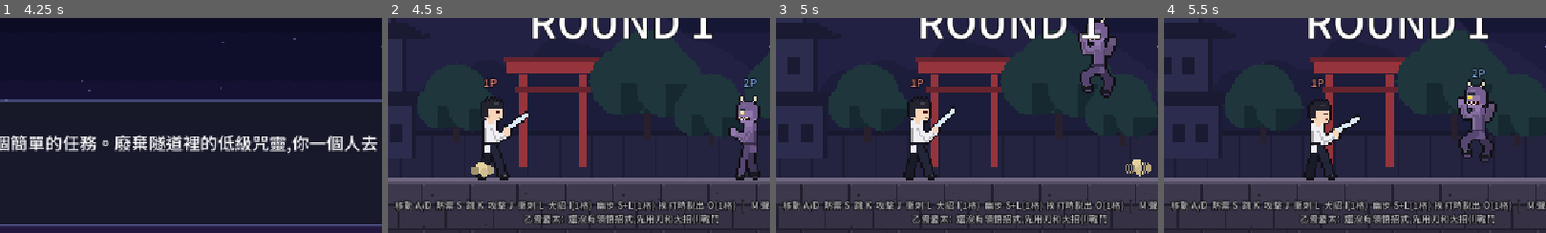
Above: before the commit, frames 1-4 (left to right).
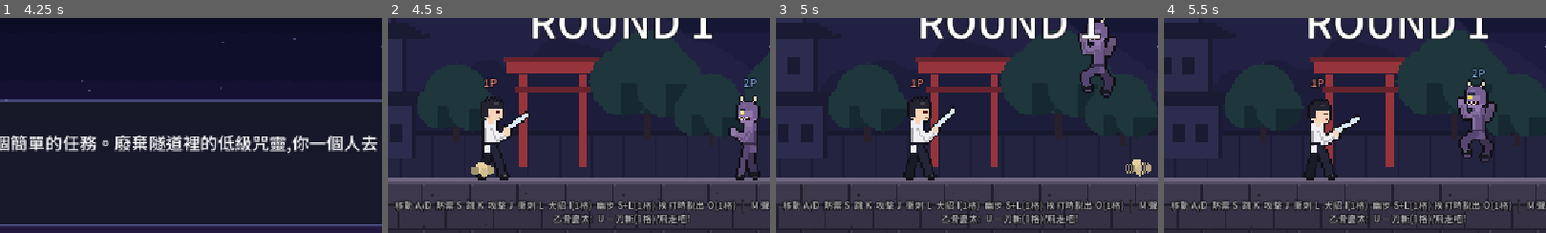
Above: after the commit, the same moments.

Repository: tyboy0407/anifight
Game: Godot game, scene res://scenes/menu.tscn
Same seed, same stepped clock (60 frames per second), same inputs: the game is played once before the commit and once after it.
Inputs (mouse positions are % of the whole screen's width and height, from its top left):
- Up to frame 1 (4.25 s): click "聲音:開" at 0.5 s; click "聲音:關" at 1.25 s; tap Enter (ui_accept) at 2, 2.27 s; move the mouse to (72, 45) at 2.02 s; hold D 2.03-2.75 s; tap J at 2.1 s; click (72, 45) at 2.17 s; click "聲音:開" at 2.75 s; click "◀ 返回" at 3.5 s
- Up to frame 2 (4.5 s): click "跳過 ▶" at 4.25 s
- Up to frame 3 (5 s): no input
- Up to frame 4 (5.5 s): drag from (30, 55) to (38, 86) at 5.02 s
The pictures show only the part of the screen within x 19-69%, y 49-99%; the shares and areas given below are measured in that part.

Frame 1 is identical in both runs. In frame 2, 1.5% of the frame differs, in the area x 35-87%, y 91-97%; in frame 3, 1.5%; in frame 4, 1.5%.

Commit message:
Rework Yuta's normal attacks and skills
Normal attacks without Rika are now four presses: two slashes, a kick
that pushes the foe back a couple of steps, and a rushing slash that
passes through the foe, leaves Yuta behind them and knocks them down.
The five-hit chain in the Rika state is unchanged.

Skill 1 without Rika is a new move, a flash-step slash that launches
the foe so normal attacks can follow. With Rika out it is the cursed
speech shout, now 30% stronger and with more knockback. Both share one
cooldown.

Overflow no longer starts at four bars of energy. It is active exactly
while Rika is out (including the story-mode rampage), with the same
effects as before: slow energy regeneration and doubled skill costs.

The black flash punch moved from skill 1 to skill 2 while overflowing.
It always black-flashes, cannot be guarded and has its own cooldown.
The touch button glow follows it to the skill 2 button.

Yuta gets his own sword animations from the placeholder sprite
generator (two cuts, the rushing slash, the flash-step slash). The
story ability notes and the roster text describe the new rules, and
the font subset is rebuilt for the new text. NET_VERSION is now 4.

Co-Authored-By: Claude Fable 5.2 <noreply@anthropic.com>

Diff:
--- a/assets/characters/yuta/sheet.json
+++ b/assets/characters/yuta/sheet.json
@@ -144,6 +144,54 @@
 			],
 			"loop": true
 		},
+		"dash_slash": {
+			"fps": 12,
+			"frames": [
+				[
+					0,
+					816,
+					48,
+					48
+				],
+				[
+					48,
+					816,
+					48,
+					48
+				],
+				[
+					96,
+					816,
+					48,
+					48
+				],
+				[
+					144,
+					816,
+					48,
+					48
+				],
+				[
+					192,
+					816,
+					48,
+					48
+				],
+				[
+					240,
+					816,
+					48,
+					48
+				],
+				[
+					288,
+					816,
+					48,
+					48
+				]
+			],
+			"loop": false
+		},
 		"down": {
 			"fps": 8,
 			"frames": [
@@ -198,6 +246,42 @@
 				[
 					48,
 					576,
+					48,
+					48
+				]
+			],
+			"loop": false
+		},
+		"iai": {
+			"fps": 10,
+			"frames": [
+				[
+					0,
+					864,
+					48,
+					48
+				],
+				[
+					48,
+					864,
+					48,
+					48
+				],
+				[
+					96,
+					864,
+					48,
+					48
+				],
+				[
+					144,
+					864,
+					48,
+					48
+				],
+				[
+					192,
+					864,
 					48,
 					48
 				]
--- a/scripts/characters/yuta.gd
+++ b/scripts/characters/yuta.gd
@@ -4,32 +4,62 @@
 ##
 ## 一般狀態
 ## 氣量上限是 8 格(在 yuta.tscn 設定 max_energy = 800)。
-##   飛走吧!(skill):咒言,前方大範圍微量傷害並擊飛。耗 1 格氣,有冷卻。
+##   普通攻擊(按四下):兩刀、一腳把對手踢退兩三步、舉刀衝刺斬過去(停在對手身後,對手倒地)。
+##   一刀斬(skill):閃身到對手面前一刀往上斬,對手浮空,可以接普通攻擊。耗 1 格氣,有冷卻。
 ##   我也可以!(上 + skill):咒力附刀,10 秒內普通攻擊傷害提升。耗 1 格氣。
 ##   來吧,里香!(下 + special):召喚里香,進入里香狀態 60 秒。耗 5 格氣。
-## 被動「咒力滿盈」
-##   氣量滿 4 格時進入,掉到 4 格以下就解除。期間:
-##   氣量會緩慢自動恢復(每 20 秒 1 格)。
-##   skill 變成「不准欺負我的朋友!」:短暫蓄力後向前揮拳,必定黑閃(傷害 2 倍),
-##   對手低空飛出後在地上翻滾彈跳,一路滾到場邊。
-##   skill 與 上 + skill 的耗氣量加倍(各 2 格);「來吧,里香!」不受影響。
 ## 里香狀態
-##   地面連段由 3 段變 5 段,每次普攻命中里香都會追加一擊。
+##   地面連段變成 5 段,每次普攻命中里香都會追加一擊。
+##   skill 變成「飛走吧!」:咒言,前方大範圍擊飛(和一刀斬共用冷卻)。
 ##   下 + special 改為「真是失禮,這可是純愛」:里香在身後蓄力 3 秒後向前射出
 ##   大範圍咒力砲,結束後退出里香狀態。不耗氣。
 ##   被動「不准欺負憂太!」:憂太被打中時有 10% 機率,里香出手把對手拍飛。
+## 被動「咒力滿盈」
+##   里香在場的期間就是咒力滿盈(和氣量多少無關)。期間:
+##   氣量會緩慢自動恢復(每 20 秒 1 格)。
+##   上 + skill 變成「不准欺負我的朋友!」:短暫蓄力後向前揮拳,必定黑閃(傷害 2 倍)、防禦也擋不住,
+##   對手低空飛出後在地上翻滾彈跳,一路滾到場邊。
+##   skill 與 上 + skill 的耗氣量加倍(各 2 格)。
 ## 故事模式
-##   招式隨劇情領悟(見 apply_story):還沒領悟的按了沒有反應。
+##   招式隨劇情領悟(見 apply_story):還沒領悟的按了沒有反應(一刀斬一開始就會)。
 ##   還不能控制里香的時候,血量掉到三成五以下里香會自己衝出來(每回合一次):
-##   期間和里香狀態一樣,而且更常替憂太出手,但放不了純愛砲。
+##   期間和里香狀態一樣(也算咒力滿盈),而且更常替憂太出手,但放不了純愛砲。
 
 const SPEECH_COLOR := Color(1.0, 0.95, 0.6)
 const CURSE_COLOR := Color(0.55, 0.85, 1.0)
 const RIKA_COLOR := Color(1.0, 0.7, 0.88)
-
-# 飛走吧!
+const BLADE_COLOR := Color(0.85, 0.92, 1.0)
+
+# 普通攻擊第三下:一腳把對手踢退兩三步(地面摩擦下大約滑 220 像素)
+const KICK_DAMAGE := 40
+const KICK_PUSH := 1250.0
+const KICK_HITSTUN := 0.55        # 夠久,第四下衝過去還打得到
+# 普通攻擊第四下:舉刀、衝刺斬過去,停在對手身後
+const RUSH_WINDUP := 0.16         # 舉刀的時間
+const RUSH_SPEED := 2400.0
+const RUSH_TIME := 0.18           # 沒斬到人的話衝這麼久(約 430 像素)
+const RUSH_EXTRA := 0.10          # 斬到人了但還沒穿到身後:最多再多衝這麼久
+const RUSH_RECOVERY := 0.26
+const RUSH_PASS := 105.0          # 斬到人之後停在對手身後多遠
+const RUSH_DAMAGE := 100
+const RUSH_SIZE := Vector2(150, 100)
+const RUSH_KNOCKDOWN := Vector2(40, -340)  # 小小浮起來就倒地
+# 招式一(沒有里香):一刀斬
+const IAI_COST := 100
+const IAI_WINDUP := 0.12
+const IAI_SPEED := 2200.0
+const IAI_TIME := 0.15            # 最遠閃身約 330 像素
+const IAI_DAMAGE := 85
+const IAI_LAUNCH := Vector2(40, -640)  # 打高不打遠:落下來之前接得到普通攻擊
+const IAI_SIZE := Vector2(110, 100)
+const IAI_HIT_RECOVERY := 0.14    # 斬中了收招很短
+const IAI_MISS_RECOVERY := 0.30
+const IAI_FOLLOW_TIME := 0.9      # 電腦:斬中後這段時間內會按普攻追打
+const SKILL1_COOLDOWN := 3.0      # 一刀斬與「飛走吧!」共用
+# 招式一(里香在場):飛走吧!
 const SPEECH_COST := 100
-const SPEECH_COOLDOWN := 3.0
+const SPEECH_DAMAGE := 78         # 原本 60,里香在場時提升三成
+const SPEECH_KNOCKBACK := Vector2(1250, -470)
 const SPEECH_CAST := 0.50
 const SPEECH_RELEASE := 0.22
 const SPEECH_SIZE := Vector2(380, 170)
@@ -40,12 +70,14 @@
 const BUFF_RELEASE := 0.20
 const BUFF_DURATION := 10.0
 const BUFF_DAMAGE_SCALE := 1.5
-# 咒力滿盈
-const OVERFLOW_THRESHOLD := 400   # 氣量到達這個值就進入咒力滿盈
+# 咒力滿盈(里香在場的期間)
 const OVERFLOW_COST_SCALE := 2    # 滿盈期間招式一、招式二的耗氣倍率
 const OVERFLOW_REGEN := 5.0       # 滿盈期間每秒自動恢復的氣量(20 秒一格)
+const OVERFLOW_NOTE_DELAY := 0.55 # 「咒力滿盈」的浮字晚一點出來,不和「來吧,里香!」疊在一起
 const ENERGY_GAIN_SCALE := 1.8    # 打人、挨打累積氣量的倍率
-# 不准欺負我的朋友!(咒力滿盈時的招式一,和「飛走吧!」共用冷卻)
+# 不准欺負我的朋友!(咒力滿盈時的招式二)
+const FRIEND_COST := 100
+const FRIEND_COOLDOWN := 3.0
 const FRIEND_DAMAGE := 130        # 必定黑閃,實際是 2 倍
 const FRIEND_CHARGE := 0.40       # 揮拳前的蓄力時間
 const FRIEND_KNOCKBACK := Vector2(1150, -420)  # 低空飛出,落地後翻滾彈跳到場邊
@@ -81,12 +113,31 @@
 const STORY_ABILITIES: Array[String] = ["buff", "friend", "speech", "rika"]
 
 enum Cannon { NONE, CHARGING, FIRING }
-
-var _speech_cooldown := 0.0
+enum Iai { NONE, WINDUP, RUSH, RECOVER }
+
+var _skill1_cooldown := 0.0
 var _speech_move: AttackData
 
+# 普通攻擊第三、四下
+var _kick_move: AttackData
+var _rush_move: AttackData      # 只管時間(舉刀、衝刺、收招),判定由 _tick_rush 自己算
+var _rush_hit_move: AttackData  # 衝刺斬實際打在對手身上的數值
+var _rush_started := false
+var _rush_hit := false
+var _rush_done := false
+var _rush_stop_x := 0.0
+var _ghost_timer := 0.0
+
+# 一刀斬
+var _iai := Iai.NONE
+var _iai_time := 0.0
+var _iai_move: AttackData
+var _iai_follow := 0.0  # 電腦:斬中後還有幾秒可以追打
+
 var _was_overflowing := false
+var _overflow_note := 0.0  # 「咒力滿盈」的浮字還要等幾秒才出來
 var _regen_bank := 0.0  # 自動回氣還沒滿 1 點的零頭
+var _friend_cooldown := 0.0
 var _friend_move: AttackData
 var _friend_health := 0  # 出拳前對手的血量,用來判斷這一拳有沒有打到
 
@@ -137,11 +188,15 @@
 
 func _build_moves() -> void:
 	super()
-	# 刀的三連擊:比徒手打得遠
+	# 沒有里香時的四段:兩刀、一腳踢退、衝刺斬
+	_kick_move = AttackData.make(KICK_DAMAGE, 0.08, 0.10, 0.22, Vector2(70, -52), Vector2(104, 52), Vector2(KICK_PUSH, 0), KICK_HITSTUN, false, 150.0)
+	_rush_move = AttackData.make(0, RUSH_WINDUP + RUSH_TIME, 0.0, RUSH_RECOVERY, Vector2.ZERO, Vector2.ZERO, Vector2.ZERO, 0.0, false, 0.0)
+	_rush_hit_move = AttackData.make(RUSH_DAMAGE, 0.0, 0.0, 0.0, Vector2.ZERO, Vector2.ZERO, RUSH_KNOCKDOWN, 0.0, true, 0.0)
 	_normal_chain = [
-		_slash(55, 0.06, 0.17, 0.32, false),
-		_slash(65, 0.07, 0.19, 0.34, false),
-		_slash(110, 0.10, 0.30, 0.0, true),
+		_slash(50, 0.06, 0.17, 0.32, false),
+		_slash(60, 0.07, 0.19, 0.34, false),
+		_kick_move,
+		_rush_move,
 	]
 	# 里香狀態的五連擊
 	_rika_chain = [
@@ -154,12 +209,15 @@
 	_ground_moves = _normal_chain
 	_air_move = AttackData.make(65, 0.05, 0.20, 0.10, Vector2(60, -40), Vector2(110, 70), Vector2(260, 0), 0.30, false, 0.0)
 
-	_speech_move = AttackData.make(60, 0.0, 0.0, 0.0, Vector2.ZERO, Vector2.ZERO, Vector2(900, -420), 0.0, true, 0.0)
+	_iai_move = AttackData.make(IAI_DAMAGE, 0.0, 0.0, 0.0, Vector2.ZERO, Vector2.ZERO, IAI_LAUNCH, 0.0, true, 0.0)
+	_iai_move.builds_energy = false
+	_speech_move = AttackData.make(SPEECH_DAMAGE, 0.0, 0.0, 0.0, Vector2.ZERO, Vector2.ZERO, SPEECH_KNOCKBACK, 0.0, true, 0.0)
 	_speech_move.builds_energy = false
 	var flash_damage := int(round(FRIEND_DAMAGE * BLACK_FLASH_DAMAGE_SCALE))
 	_friend_move = AttackData.make(flash_damage, 0.05, 0.14, 0.40, Vector2(90, -62), Vector2(170, 90), FRIEND_KNOCKBACK, 0.0, true, 520.0)
 	_friend_move.builds_energy = false
 	_friend_move.tumbles = true
+	_friend_move.unblockable = true
 	_friend_move.color = Color(0.1, 0.02, 0.04, 0.85)
 	_rika_move = AttackData.make(30, 0.0, 0.0, 0.0, Vector2.ZERO, Vector2.ZERO, Vector2.ZERO, 0.36, false, 0.0)
 	_protect_move = AttackData.make(PROTECT_DAMAGE, 0.0, 0.0, 0.0, Vector2.ZERO, Vector2.ZERO, Vector2(720, -480), 0.0, true, 0.0)
@@ -170,9 +228,9 @@
 	_cannon_final_move.builds_energy = false
 
 
-## 拿刀的角色:揮擊畫成刀光。
+## 拿刀的角色:揮擊畫成刀光(第三下是用腳踢的,畫成一般的弧線)。
 func _slash_effect() -> String:
-	return "slash"
+	return "swish" if _move == _kick_move else "slash"
 
 
 func _slash(damage: int, startup: float, recovery: float, hitstun: float, launches: bool) -> AttackData:
@@ -194,20 +252,24 @@
 	return _abilities.has(ability)
 
 
+## 招式一(一刀斬)一開始就會;招式二要領悟「我也可以!」或黑閃拳才有。
 func action_available(key: String) -> bool:
 	match key:
-		"skill": return _knows("speech") or _knows("friend")
-		"skill2": return _knows("buff")
+		"skill2": return _knows("buff") or _knows("friend")
 		"super": return _knows("rika")
 	return true
 
 
 func reset(spawn_position: Vector2, spawn_facing: int) -> void:
 	_rampage_ready = not _knows("rika")
-	_speech_cooldown = 0.0
+	_skill1_cooldown = 0.0
+	_friend_cooldown = 0.0
 	_buff_time = 0.0
 	_was_overflowing = false
+	_overflow_note = 0.0
 	_regen_bank = 0.0
+	_iai = Iai.NONE
+	_iai_follow = 0.0
 	_cancel_cannon()
 	_exit_rika()
 	super(spawn_position, spawn_facing)
@@ -215,8 +277,11 @@
 
 func _physics_process(delta: float) -> void:
 	super(delta)
-	_speech_cooldown = maxf(_speech_cooldown - delta, 0.0)
+	_skill1_cooldown = maxf(_skill1_cooldown - delta, 0.0)
+	_friend_cooldown = maxf(_friend_cooldown - delta, 0.0)
 	_buff_time = maxf(_buff_time - delta, 0.0)
+	_iai_follow = maxf(_iai_follow - delta, 0.0)
+	_tick_iai(delta)
 	_tick_overflow(delta)
 	_tick_rika(delta)
 	_tick_cannon(delta)
@@ -227,12 +292,13 @@
 	return _rika_time > 0.0
 
 
-## 咒力滿盈:氣量滿 4 格。
+## 咒力滿盈:里香在場的期間(故事模式裡里香失控衝出來也算)。
 func overflowing() -> bool:
-	return energy >= OVERFLOW_THRESHOLD
-
-
-func skill1_empowered() -> bool:
+	return in_rika_state()
+
+
+## 觸控按鈕的提示:招式二現在是不是必定黑閃的那一拳。
+func skill2_empowered() -> bool:
 	return overflowing() and _knows("friend")
 
 
@@ -243,9 +309,13 @@
 
 func _tick_overflow(delta: float) -> void:
 	var now := overflowing()
-	if now and not _was_overflowing and state != State.KO:
-		_callout("咒力滿盈", CURSE_COLOR, "overflow")
+	if now and not _was_overflowing:
+		_overflow_note = OVERFLOW_NOTE_DELAY
 	_was_overflowing = now
+	if _overflow_note > 0.0:
+		_overflow_note -= delta
+		if _overflow_note <= 0.0 and now and state != State.KO:
+			_callout("咒力滿盈", CURSE_COLOR, "overflow")
 	# 滿盈期間緩慢回氣。氣量是整數,不足 1 點的部分先存著。
 	if not now or state == State.KO or energy_sealed():
 		_regen_bank = 0.0
@@ -264,24 +334,34 @@
 
 func _try_character_actions() -> bool:
 	if _skill2_pressed():
+		if overflowing() and _knows("friend"):
+			# 咒力滿盈:招式二是必定黑閃的那一拳
+			if _friend_cooldown > 0.0 or not _spend_energy(_skill_cost(FRIEND_COST)):
+				return false
+			_friend_cooldown = FRIEND_COOLDOWN
+			_start_friend_punch()
+			return true
 		if _knows("buff") and _spend_energy(_skill_cost(BUFF_COST)):
 			_start_cast(BUFF_CAST, BUFF_RELEASE, _release_buff)
 			return true
 		return false
-	if _skill1_pressed() and _speech_cooldown <= 0.0:
-		# 先記下是不是滿盈:扣完氣可能就掉到 4 格以下了
-		var empowered := overflowing() and _knows("friend")
-		if not empowered and not _knows("speech"):
+	if _skill1_pressed() and _skill1_cooldown <= 0.0:
+		# 里香在場時是「飛走吧!」,其餘時間是一刀斬
+		var shouts := _shouts()
+		if not _spend_energy(_skill_cost(SPEECH_COST if shouts else IAI_COST)):
 			return false
-		if not _spend_energy(_skill_cost(SPEECH_COST)):
-			return false
-		_speech_cooldown = SPEECH_COOLDOWN
-		if empowered:
-			_start_friend_punch()
+		_skill1_cooldown = SKILL1_COOLDOWN
+		if shouts:
+			_start_cast(SPEECH_CAST, SPEECH_RELEASE, _release_speech)
 		else:
-			_start_cast(SPEECH_CAST, SPEECH_RELEASE, _release_speech)
+			_start_iai()
 		return true
 	return false
+
+
+## 招式一現在是不是「飛走吧!」(里香在場,而且已經領悟了)。
+func _shouts() -> bool:
+	return in_rika_state() and _knows("speech")
 
 
 ## 里香狀態下的純愛砲不耗氣(代價是結束里香狀態);蓄力中不能再放一次。
@@ -292,7 +372,6 @@
 
 
 ## 電腦操作時:決定存氣的回合先不用招式,存到 5 格召喚里香;里香出來之後才又開始用招式。
-## (滿 4 格就是咒力滿盈,這時用招式要 2 格,一用就存不到 5 格了。)
 func ai_saving_energy() -> bool:
 	return ai_saves_this_round and not in_rika_state()
 
@@ -312,12 +391,33 @@
 	return in_rika_state() or _ai_opponent_cannot_interrupt()
 
 
-## 電腦操作時:招式一也要耗氣,存氣中不放;咒力滿盈時是近身的拳,對手夠近才出手。
+## 電腦操作時:招式一也要耗氣,存氣中不放;冷卻中、氣不夠也不按。
 func ai_skill_range() -> float:
-	if ai_saving_energy():
+	if ai_saving_energy() or _skill1_cooldown > 0.0:
 		return 0.0
-	# 「飛走吧!」的聲波只到身前四百像素左右,太遠放只是浪費氣
-	return FRIEND_RANGE if overflowing() else SPEECH_OFFSET.x + SPEECH_SIZE.x / 2.0
+	if _shouts():
+		# 「飛走吧!」的聲波只到身前四百像素左右,太遠放只是浪費氣
+		return SPEECH_OFFSET.x + SPEECH_SIZE.x / 2.0 if energy >= _skill_cost(SPEECH_COST) else 0.0
+	# 一刀斬:閃身搆得到的距離內
+	return IAI_SPEED * IAI_TIME + 90.0 if energy >= _skill_cost(IAI_COST) else 0.0
+
+
+## 招式二:咒力滿盈時是近身的黑閃拳;平常是「我也可以!」,已經附刀了就不再放一次。
+func ai_skill2_ready() -> bool:
+	if skill2_empowered():
+		return _friend_cooldown <= 0.0 and energy >= _skill_cost(FRIEND_COST)
+	return _knows("buff") and _buff_time <= 0.0 and energy >= _skill_cost(BUFF_COST)
+
+
+func ai_skill2_range() -> float:
+	return FRIEND_RANGE if skill2_empowered() else INF
+
+
+## 一刀斬把人斬到半空了:按普通攻擊追打。
+func ai_wants_attack() -> bool:
+	if _iai_follow <= 0.0 or opponent == null or opponent.state != State.LAUNCHED or opponent.is_invulnerable():
+		return false
+	return state in [State.IDLE, State.MOVE] and absf(opponent.global_position.x - global_position.x) <= 170.0
 
 
 func _start_super() -> void:
@@ -325,6 +425,125 @@
 		_start_cast(CANNON_CAST, CANNON_RELEASE, _begin_cannon)
 	else:
 		_start_cast(RIKA_CAST, RIKA_RELEASE, _enter_rika)
+
+
+# ---------- 普通攻擊 ----------
+
+func _start_attack(move: AttackData, combo_step: int) -> void:
+	super(move, combo_step)
+	if move == _rush_move:
+		_attack_anim = "dash_slash"
+		_rush_started = false
+		_rush_hit = false
+		_rush_done = false
+
+
+func _tick_attack(delta: float) -> void:
+	if _move == _rush_move:
+		_tick_rush(delta)
+	super(delta)
+
+
+## 第四下:舉刀之後整個人衝出去,斬過對手、停在對方身後。沒斬到人就衝到底。
+func _tick_rush(delta: float) -> void:
+	var time := _state_time - RUSH_WINDUP
+	if time < 0.0 or _rush_done:
+		return
+	if not _rush_started:
+		_rush_started = true
+		_ghost_timer = 0.0
+		Sfx.play("dash")
+		_spawn_dust(global_position, 3, 0.5)
+	velocity.x = facing * RUSH_SPEED
+	_leave_trail(delta)
+	if not _rush_hit and _rect_hits_opponent(global_position + Vector2(facing * 40.0, -60.0), RUSH_SIZE):
+		_rush_hit = true
+		_rush_stop_x = clampf(opponent.global_position.x + facing * RUSH_PASS, arena_min_x, arena_max_x)
+		_cut_effect(opponent.global_position, 1.25)
+		opponent.take_hit(_effective_move(_rush_hit_move), self)
+	var passed := _rush_hit and (global_position.x - _rush_stop_x) * facing >= 0.0
+	if passed or time >= RUSH_TIME + (RUSH_EXTRA if _rush_hit else 0.0):
+		_rush_done = true
+		velocity.x = 0.0
+		if passed:
+			global_position.x = _rush_stop_x
+		# 提早斬完:直接進收招,動畫跳到揮完刀的那一格
+		_state_time = maxf(_state_time, RUSH_WINDUP + RUSH_TIME)
+		if _has_sprite and _sprite.animation == &"dash_slash":
+			_sprite.frame = maxi(_sprite.frame, 4)
+
+
+## 斬在對手身上的一道刀光(at 是對手的腳底)。
+func _cut_effect(at: Vector2, size: float) -> void:
+	Sfx.play("swing")
+	_spawn_effect("slash", at + Vector2(-facing * 70.0, 0.0), _bright(BLADE_COLOR, 1.5), size, facing < 0)
+
+
+## 衝刺、閃身時每隔一小段時間留下一個淡藍色的殘影。
+func _leave_trail(delta: float) -> void:
+	_ghost_timer -= delta
+	if _ghost_timer > 0.0:
+		return
+	_ghost_timer = 0.03
+	var ghost := _copy_of_self(_sprite.animation, _sprite.frame) if _has_sprite else null
+	if ghost == null:
+		return
+	ghost.flip_h = _sprite.flip_h
+	ghost.modulate = Color(0.8, 1.2, 2.0, 0.5)
+	ghost.global_position = global_position
+	var tween := ghost.create_tween()
+	tween.tween_property(ghost, "modulate:a", 0.0, 0.2)
+	tween.tween_callback(ghost.queue_free)
+
+
+# ---------- 一刀斬 ----------
+
+## 壓低身體把刀收在腰間,一瞬間閃到對手面前往上斬。被防禦住的話對手不會浮空。
+func _start_iai() -> void:
+	_face_opponent()
+	_iai = Iai.WINDUP
+	_iai_follow = 0.0
+	_callout("一刀斬", BLADE_COLOR, "swing")
+	_start_cast(IAI_WINDUP + IAI_TIME + IAI_MISS_RECOVERY, IAI_WINDUP, _release_iai, "iai")
+
+
+func _release_iai() -> void:
+	if _iai != Iai.WINDUP:
+		return
+	_iai = Iai.RUSH
+	_iai_time = IAI_TIME
+	_ghost_timer = 0.0
+	Sfx.play("dash")
+
+
+func _tick_iai(delta: float) -> void:
+	if _iai == Iai.NONE:
+		return
+	if state != State.CAST:
+		_iai = Iai.NONE  # 被打斷,或整招結束
+		return
+	if _iai != Iai.RUSH:
+		return
+	velocity.x = facing * IAI_SPEED
+	_iai_time -= delta
+	_leave_trail(delta)
+	if _rect_hits_opponent(global_position + Vector2(facing * 60.0, -60.0), IAI_SIZE):
+		velocity.x = 0.0
+		_cut_effect(opponent.global_position, 1.1)
+		if _land(_iai_move):
+			screen_shake.emit(6.0)
+			_iai_follow = IAI_FOLLOW_TIME
+		_finish_iai(IAI_HIT_RECOVERY)
+	elif _iai_time <= 0.0:
+		velocity.x = 0.0
+		_finish_iai(IAI_MISS_RECOVERY)
+
+
+func _finish_iai(after: float) -> void:
+	_iai = Iai.RECOVER
+	_cast_duration = _state_time + after
+	if _has_sprite and _sprite.animation == &"iai":
+		_sprite.frame = maxi(_sprite.frame, 2)  # 揮刀的那一格
 
 
 # ---------- 飛走吧! ----------
@@ -385,18 +604,12 @@
 	return _boosted[move]
 
 
-## 當替身、要放招式一:故事模式裡還不會「飛走吧!」只會黑閃拳的話,先把氣量補到咒力滿盈,出手才會是那一拳。
-func prepare_copy(skill: int) -> void:
-	if skill == 1 and not _knows("speech") and _knows("friend"):
-		_set_energy(maxi(energy, OVERFLOW_THRESHOLD + SPEECH_COST * OVERFLOW_COST_SCALE))
-
-
 func normal_attack_scale() -> float:
 	return BUFF_DAMAGE_SCALE if _buff_time > 0.0 else 1.0
 
 
 func _is_normal_attack(move: AttackData) -> bool:
-	return move == _air_move or _normal_chain.has(move) or _rika_chain.has(move)
+	return move == _air_move or move == _rush_hit_move or _normal_chain.has(move) or _rika_chain.has(move)
 
 
 # ---------- 里香狀態 ----------
@@ -465,10 +678,10 @@
 			_rika_strike()
 
 
-## 普通攻擊命中後,里香稍後追加一擊。「不准欺負我的朋友!」打到對手(被防禦住也算)就是黑閃。
+## 普通攻擊命中後,里香稍後追加一擊。「不准欺負我的朋友!」打到對手就是黑閃(防禦擋不住;被無下限這類擋下就不算)。
 func _on_attack_hit(target: Fighter, move: AttackData) -> void:
 	if move == _friend_move:
-		if target.health < _friend_health or target.state == State.GUARD:
+		if target.health < _friend_health:
 			_black_flash_effect(target.global_position + Vector2(0, -60))
 			screen_shake.emit(10.0)
 		return
@@ -668,8 +881,7 @@
 	if overflowing():
 		parts.append("咒力滿盈")
 	_status_label.text = "   ".join(parts)
-	var curse_text := _buff_time > 0.0 or (overflowing() and not in_rika_state())
-	_status_label.add_theme_color_override("font_color", CURSE_COLOR if curse_text else RIKA_COLOR)
+	_status_label.add_theme_color_override("font_color", RIKA_COLOR if in_rika_state() else CURSE_COLOR)
 
 
 func _update_visual() -> void:
--- a/scripts/fighter.gd
+++ b/scripts/fighter.gd
@@ -962,6 +962,11 @@
 	return false
 
 
+## 同上,招式二的版本(乙骨里香在場時的黑閃拳)。
+func skill2_empowered() -> bool:
+	return false
+
+
 ## 給電腦對手的提示:技能二要按住幾秒(可以蓄力的招式用)。預設點一下就好。
 func ai_skill2_hold() -> float:
 	return 0.0
--- a/scripts/game_state.gd
+++ b/scripts/game_state.gd
@@ -64,8 +64,8 @@
 		"scene": "res://scenes/characters/yuta.tscn",
 		"sprites": "res://assets/characters/yuta",
 		"hair": Color(0.13, 0.13, 0.17),
-		"skills": ["飛走吧!(1格)", "我也可以!(1格)", "來吧,里香!(5格)/純愛砲"],
-		"summary": "氣量上限 8 格\n飛走吧!:咒言擊飛\n我也可以!:普攻強化 10 秒\n來吧,里香!:里香狀態 60 秒\n4 格氣:咒力滿盈,緩慢回氣\n招式一變黑閃拳,耗氣加倍",
+		"skills": ["一刀斬(1格)/飛走吧!", "我也可以!(1格)/黑閃拳", "來吧,里香!(5格)/純愛砲"],
+		"summary": "氣量上限 8 格\n普攻:兩刀、一踢、衝刺斬\n一刀斬:閃身斬擊,浮空可追打\n我也可以!:普攻強化 10 秒\n來吧,里香!:里香狀態 60 秒\n里香在場即咒力滿盈:緩慢回氣\n招式一變飛走吧!,招式二變黑閃拳\n這兩招耗氣加倍(各 2 格)",
 	},
 	{
 		"name": "虎杖悠仁",
@@ -171,7 +171,7 @@
 		"skill2", "super", "teleport"]
 ## 連線雙方的遊戲內容要一樣才能同步。改了會影響對戰結果的東西(招式數值、角色、同步的做法)就把這個數字加一,
 ## 版本不同的兩個人會在房間裡被擋下來,不會打到一半才不同步。
-const NET_VERSION := 3
+const NET_VERSION := 4
 const P1_KEYS := {
 	"left": KEY_A, "right": KEY_D, "up": KEY_W, "down": KEY_S,
 	"attack": KEY_J, "jump": KEY_K, "dash": KEY_L,
--- a/scripts/story_data.gd
+++ b/scripts/story_data.gd
@@ -87,8 +87,8 @@
 		# 隨劇情領悟的能力,依領悟的順序。key 是對戰時的按鍵提示。
 		"abilities": [
 			{"id": "buff", "name": "我也可以!", "key": "招式二", "note": "把咒力灌進刀裡,10 秒內普攻傷害提升"},
-			{"id": "friend", "name": "不准欺負我的朋友!", "key": "招式一", "note": "氣量滿 4 格時:必定黑閃的一拳"},
-			{"id": "speech", "name": "飛走吧!", "key": "招式一", "note": "複製來的咒言,把對手震飛"},
+			{"id": "friend", "name": "不准欺負我的朋友!", "key": "招式二", "note": "里香在場時:必定黑閃、防禦也擋不住的一拳"},
+			{"id": "speech", "name": "飛走吧!", "key": "招式一", "note": "里香在場時:複製來的咒言,把對手震飛"},
 			{"id": "rika", "name": "來吧,里香!", "key": "大招", "note": "召喚里香並肩作戰"},
 		],
 		# 還不會最後一項能力時的特殊狀態,顯示在能力清單下面
--- a/scripts/touch_controls.gd
+++ b/scripts/touch_controls.gd
@@ -61,6 +61,8 @@
 var _pulses: Dictionary = {}  # 代按中的動作 -> 剩餘秒數
 var _skill_button: TouchScreenButton
 var _skill_radius := 0.0
+var _skill2_button: TouchScreenButton
+var _skill2_radius := 0.0
 var _skill_glow: Node2D
 var _glow_bolts: Array[Line2D] = []
 var _glow_time := 0.0
@@ -217,10 +219,14 @@
 
 
 func _update_skill_glow(delta: float) -> void:
-	var glowing := fighter != null and fighter.skill1_empowered()
+	var on_second := fighter != null and fighter.skill2_empowered() and _skill2_button != null
+	var glowing := on_second or (fighter != null and fighter.skill1_empowered())
 	_skill_glow.visible = glowing
 	if not glowing:
 		return
+	# 光芒是照招式一的按鈕大小做的:移到招式二時跟著放大
+	_skill_glow.position = (_skill2_button if on_second else _skill_button).position
+	_skill_glow.scale = Vector2.ONE * (_skill2_radius / _skill_radius if on_second else 1.0)
 	_glow_time += delta
 	_skill_glow.modulate.a = GLOW_ALPHA + GLOW_PULSE * sin(_glow_time * 7.0)
 	_glow_flicker -= delta
@@ -296,6 +302,9 @@
 	elif spec.key == "skill":
 		_skill_button = button
 		_skill_radius = button_size.x / 2.0
+	elif spec.key == "skill2":
+		_skill2_button = button
+		_skill2_radius = button_size.x / 2.0
 
 
 func _make_panel(panel_size: Vector2, corner_radius: int) -> Panel:
--- a/tools/generate_placeholder_sprites.gd
+++ b/tools/generate_placeholder_sprites.gd
@@ -35,6 +35,7 @@
 		"top": Color(0.94, 0.94, 0.96), "sleeve": Color(0.94, 0.94, 0.96),
 		"pants": Color(0.14, 0.15, 0.22), "sash": Color(0, 0, 0, 0),
 		"sword": true,
+		"moves": "yuta",
 	},
 	{
 		"id": "yuji",
@@ -875,6 +876,55 @@
 	]
 
 
+## 乙骨憂太專用的動作:同名的取代通用動作,其餘的加在後面。刀一直拿在近側的手上,順著前臂的方向伸出去。
+func _yuta_animations() -> Array:
+	# 由上往下的一刀、反手由下往上的一刀:揮到底的那一格
+	var cut_down := {"head": v(27, 13), "neck": v(26, 19), "hand_f": v(40, 26), "elbow_f": null}
+	var cut_up := {"head": v(28, 13), "neck": v(27, 19), "hip": v(25, 31), "hand_f": v(40, 16), "elbow_f": null}
+	# 衝刺斬:雙手把刀舉過頭頂、壓低身體衝出去(刀平舉在身前)、斬完刀垂在身側
+	var raise := {"head": v(26, 13), "neck": v(25, 19), "hand_f": v(27, 8), "elbow_f": v(30, 15),
+		"hand_b": v(25, 9), "elbow_b": v(21, 15), "foot_b": v(17, 46), "knee_b": v(20, 39)}
+	var rush := {"head": v(34, 18), "neck": v(30, 22), "hip": v(22, 32), "hand_f": v(33, 23), "elbow_f": null,
+		"hand_b": v(30, 25), "elbow_b": null, "foot_b": v(10, 44), "knee_b": v(16, 38), "foot_f": v(27, 46), "knee_f": v(28, 39)}
+	var swept := {"head": v(31, 15), "neck": v(28, 20), "hip": v(23, 31), "hand_f": v(36, 36), "elbow_f": v(32, 29),
+		"hand_b": v(19, 27), "elbow_b": null, "foot_b": v(12, 46), "knee_b": v(18, 39), "foot_f": v(31, 46), "knee_f": v(31, 39)}
+	# 一刀斬:壓低身體把刀收在腰後、貼地閃出去、一刀由下往上斬
+	var sheath := {"head": v(27, 17), "neck": v(25, 22), "hip": v(23, 33), "knee_f": v(30, 40), "knee_b": v(19, 40),
+		"hand_f": v(20, 32), "elbow_f": v(26, 29), "hand_b": v(22, 29), "elbow_b": v(24, 27)}
+	var flash := {"head": v(34, 20), "neck": v(30, 23), "hip": v(22, 33), "hand_f": v(19, 32), "elbow_f": v(26, 28),
+		"hand_b": v(24, 29), "elbow_b": null, "foot_b": v(10, 44), "knee_b": v(16, 39), "foot_f": v(28, 46), "knee_f": v(29, 40)}
+	var rising := {"head": v(30, 14), "neck": v(28, 20), "hip": v(25, 31), "hand_f": v(39, 11), "elbow_f": null,
+		"hand_b": v(21, 28), "elbow_b": null, "foot_b": v(13, 46), "knee_b": v(18, 39)}
+	return [
+		{"name": "attack1", "fps": 12, "loop": false, "frames": [
+			pose({"neck": v(25, 19), "hand_f": v(29, 11), "elbow_f": v(27, 18)}),
+			pose(cut_down),
+			pose({"hand_f": v(35, 29), "elbow_f": v(30, 26)}),
+		]},
+		{"name": "attack2", "fps": 12, "loop": false, "frames": [
+			pose({"neck": v(25, 19), "hand_f": v(28, 31), "elbow_f": v(24, 27)}),
+			pose(cut_up),
+			pose({"hand_f": v(34, 14), "elbow_f": v(30, 20)}),
+		]},
+		{"name": "dash_slash", "fps": 12, "loop": false, "frames": [
+			pose(raise),
+			pose(raise.merged({"head": v(27, 13), "neck": v(26, 19), "hand_f": v(26, 7), "hand_b": v(24, 8)}, true)),
+			pose(rush),
+			pose(rush.merged({"hand_f": v(34, 24)}, true)),
+			pose(swept),
+			pose(swept.merged({"hand_f": v(36, 37)}, true)),
+			pose({"hand_f": v(34, 30), "elbow_f": v(29, 27)}),
+		]},
+		{"name": "iai", "fps": 10, "loop": false, "frames": [
+			pose(sheath),
+			pose(flash),
+			pose(rising),
+			pose(rising.merged({"hand_f": v(37, 9)}, true)),
+			pose({"hand_f": v(34, 16), "elbow_f": v(30, 21)}),
+		]},
+	]
+
+
 ## 壓低身體、雙手垂在身前的站姿(尾獸爆走):把通用的站立與走路換成這個上半身,腳的動作照舊。
 func _hunch(animations: Array) -> void:
 	var upper := {"head": v(29, 17), "neck": v(27, 22), "hip": v(23, 32),
@@ -906,6 +956,7 @@
 		"kaneki": extras = _kaneki_animations()
 		"kakashi": extras = _kakashi_animations()
 		"naruto": extras = _naruto_animations()
+		"yuta": extras = _yuta_animations()
 	for extra: Dictionary in extras:
 		var replaced := false
 		for index in animations.size():
Binary file changed: assets/characters/yuta/sheet.png
Binary file changed: assets/fonts/NotoSansTC-subset.ttf
